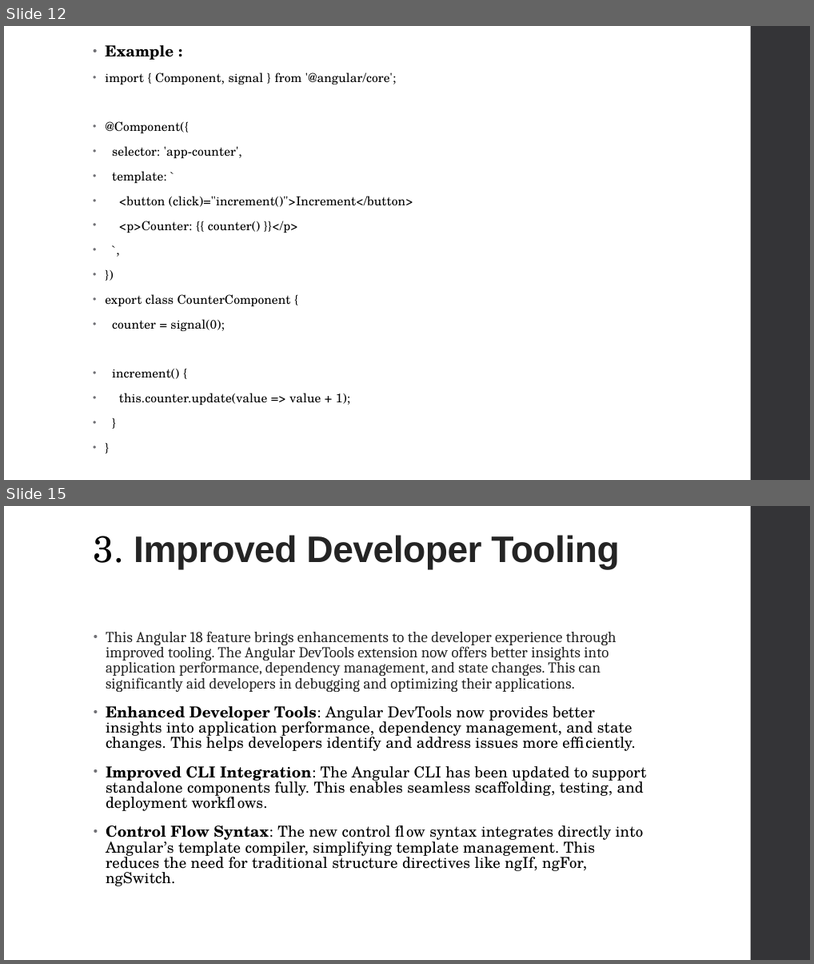
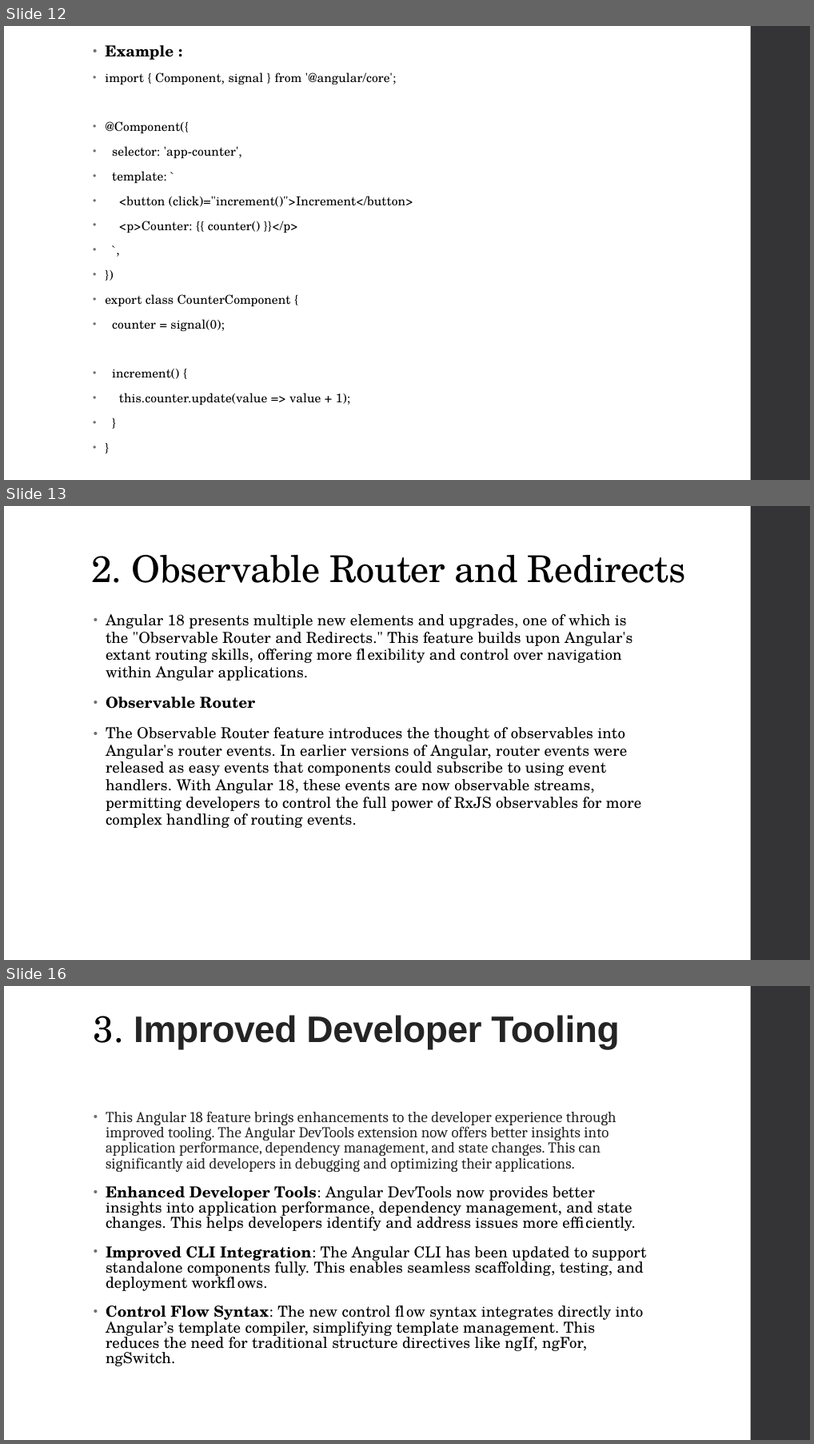
Before and after one commit to Abhijett/Streams, a slide deck: Signals.pptx. Shown one above the other, each under a label of ours: slides 12 and 15 before the commit, slides 12, 13 and 16 after it; the slides between them are not shown. The pictures are 814x964 and 814x1444 pixels, drawn with LibreOffice and Linux fonts; fonts in the diff are those of the drawing. Boxes give left, top, right and bottom in pixels: in the first picture for what was removed or moved away, otherwise in the second. Text is boxed around its words. In the diff, an @@ line names an element or a change of style, - is before the commit and + after.

```diff
--- a/Signals.pptx
+++ b/Signals.pptx
@@ slide 13 added at [4,506,810,960], background #FFFFFF; not listed: 1 template element that a slide beside it also shows @@
@@ title added at [92,555,686,583], 44 pt, text #000000 @@
+2. Observable Router and Redirects
@@ text added at [106,614,642,828], 18 pt, text #000000 @@
+• Angular 18 presents multiple new elements and upgrades, one of which is the "Observable Router and Redirects." This feature builds upon Angular's extant routing skills, offering more flexibility and control over navigation within Angular applications.
+• Observable Router
+• The Observable Router feature introduces the thought of observables into Angular's router events. In earlier versions of Angular, router events were released as easy events that components could subscribe to using event handlers. With Angular 18, these events are now observable streams, permitting developers to control the full power of RxJS observables for more complex handling of routing events.
@@ what was slide 15 is now slide 16 @@
```
Also in this commit, not shown: 3 slides changed, 10 other slides added, 2 slides removed.
